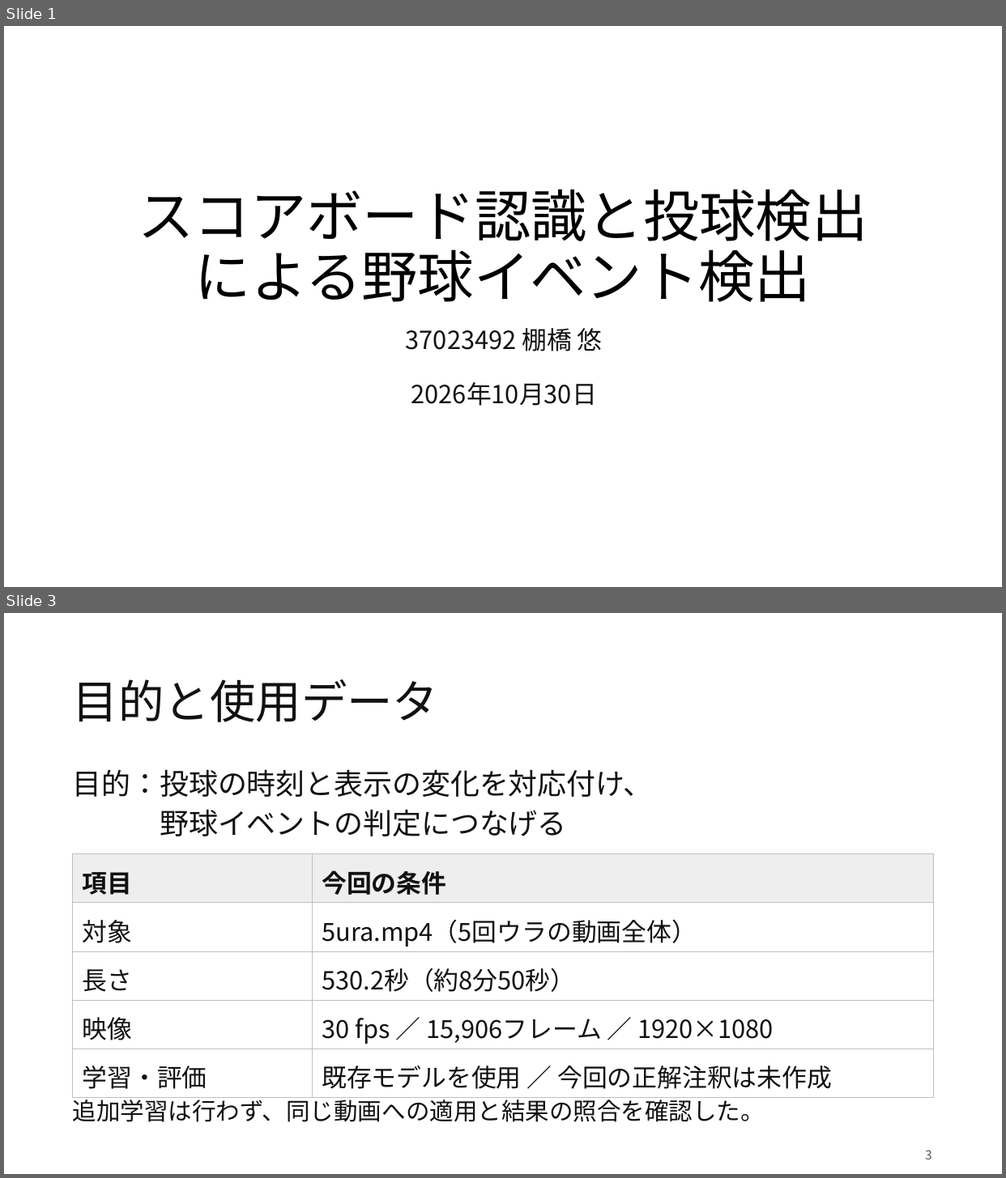
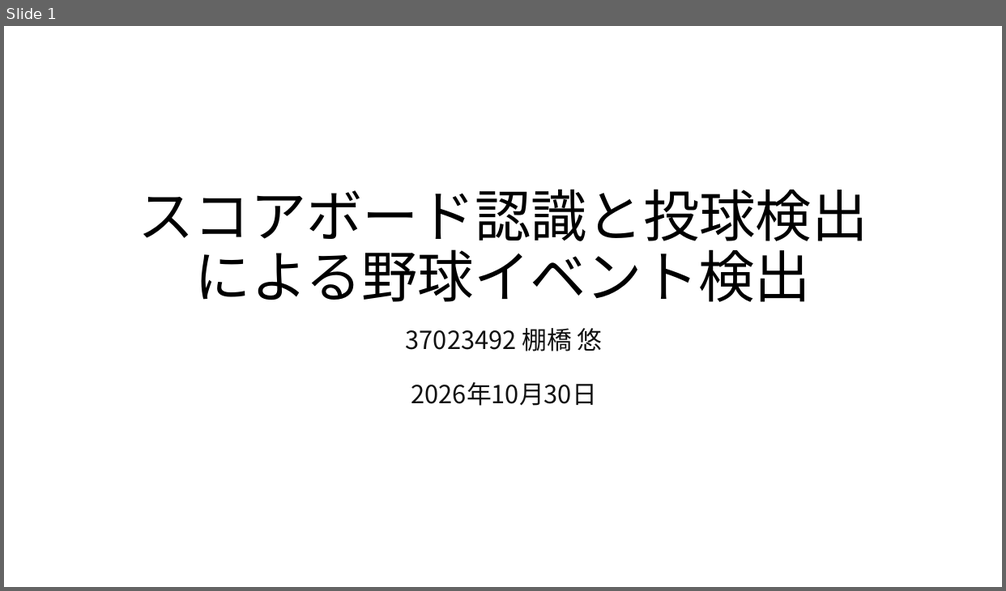
Before and after one commit to Yu-Tanahashi1226/----B-py, a slide deck: presentations/20261030/M棚橋261030.pptx. Shown one above the other, each under a label of ours: slides 1 and 3 before the commit, slide 1 after it; the slides between them are not shown. The pictures are 1006x1178 and 1006x591 pixels, drawn with LibreOffice and Linux fonts; fonts in the diff are those of the drawing. Boxes give left, top, right and bottom in pixels: in the first picture for what was removed or moved away, otherwise in the second. Text is boxed around its words. In the diff, an @@ line names an element or a change of style, - is before the commit and + after.

```diff
--- a/presentations/20261030/M棚橋261030.pptx
+++ b/presentations/20261030/M棚橋261030.pptx
@@ slide 3 removed at [4,613,1002,1174], background #FFFFFF @@
@@ title removed at [73,679,439,722] @@
-目的と使用データ
@@ text removed at [73,769,653,837] @@
-目的：投球の時刻と表示の変化を対応付け、
-野球イベントの判定につなげる
@@ table removed at [73,854,934,1093], 5 rows, 2 columns @@
-項目 | 今回の条件
-対象 | 5ura.mp4（5回ウラの動画全体）
-長さ | 530.2秒（約8分50秒）
-映像 | 30 fps ／ 15,906フレーム ／ 1920×1080
-学習・評価 | 既存モデルを使用 ／ 今回の正解注釈は未作成
@@ text removed at [73,1097,765,1122] @@
-追加学習は行わず、同じ動画への適用と結果の照合を確認した。
@@ text removed at [925,1150,932,1160] @@
-3
```
Also in this commit, not shown: 3 slides changed, 9 slides added, 7 other slides removed, 9 other files.
